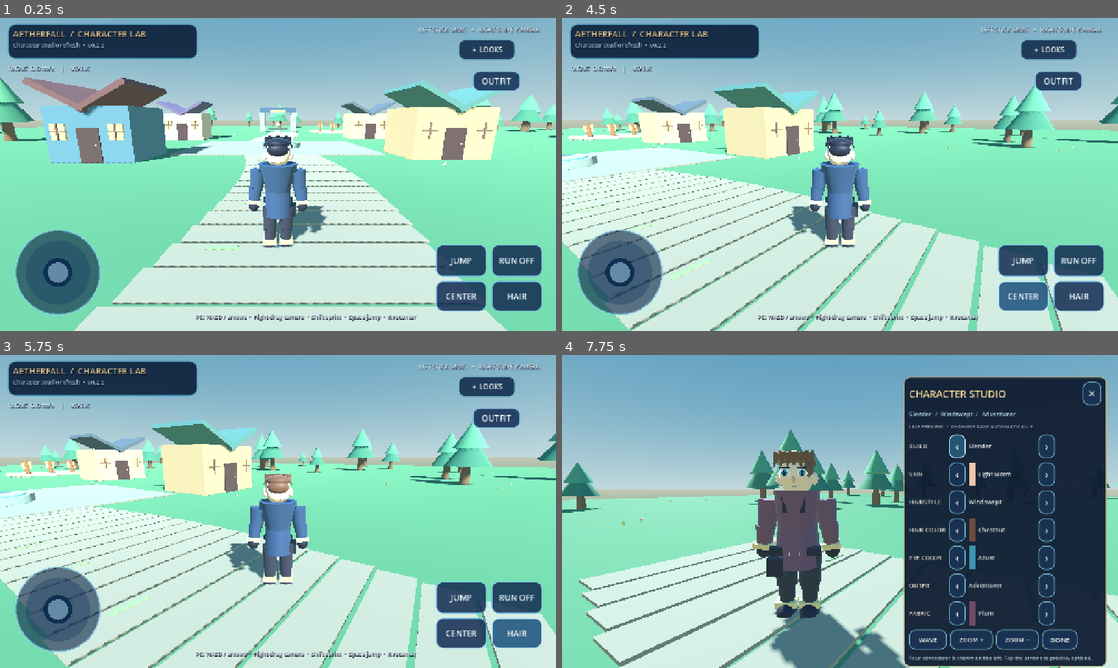
Above: before the commit, frames 1-4 (two rows, left to right).
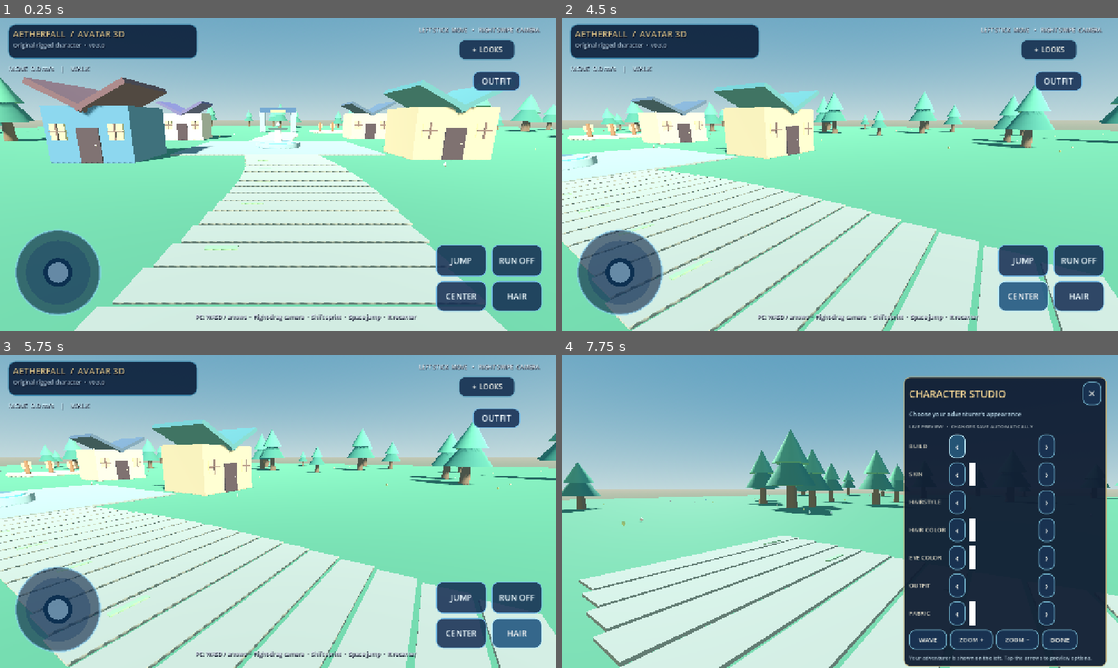
Above: after the commit, the same moments.

Repository: demetrecerrone-star/Aetherfall
Game: Godot game, scene res://scenes/main.tscn
Two runs of this game, one before a commit and one after it. Both use one fixed random seed, a clock stepped at 60 frames per second and the inputs below.
Inputs (mouse positions are in pixels of both pictures, inside the frame that each line leads up to):
- Up to frame 1 (0.25 s): no input
- Up to frame 2 (4.5 s): click "JUMP" at 0.5 s; drag from (617, 271) to (895, 105) at 1.27 s; drag from (728, 190) to (812, 237) at 2.02 s; click "RUN OFF" at 2.75 s; click "RUN ON" at 3.5 s; click "CENTER" at 4.25 s
- Up to frame 3 (5.75 s): click "HAIR" at 5 s
- Up to frame 4 (7.75 s): click "OUTFIT" at 5.75 s; click "✦ LOOKS" at 6.5 s; click "‹" at 7.25 s

The runs differ from the first frame. In frame 1, 3.1% of the frame differs, in the area x 2-59%, y 4-74%; in frame 2, 3.2%; in frame 3, 3.2%; in frame 4, 8.9%, in the area x 34-83%, y 18-100%.
Error after the commit: Parse Error: Preload file "res://assets/characters/aetherfall_adventurer.gltf" does not exist. (res://scripts/avatar_v03.gd:7)

Commit message:
v0.3.0 add original rigged anime glTF avatar, five skeletal animations and customization
* v0.3 author original smooth skinned glTF anime adventurer with 17-bone rig, gear sockets, hairstyles, outfits and 5 animations

* v0.3 integrate imported skinned anime character, animation player, live material/hair/outfit customization and save compatibility

* v0.3 model build and Android integration: scenes/player.tscn

* v0.3 model build and Android integration: scripts/avatar_v03.gd

* v0.3 model build and Android integration: scripts/touch_hud.gd

* v0.3 model build and Android integration: export_presets.cfg

* v0.3 model build and Android integration: .github/workflows/android-debug.yml

* Add glTF import validation for 17-bone rig, 5 animation clips, hairstyles and save-compatible appearance

* Fix typed hairstyle/outfit selections in new Godot glTF avatar script

* Fix regression test's Variant type warning in Godot 4.6

* Document original v0.3 rigged glTF asset generation, 5 animations, imported runtime customization and offline scope

* Fix generated v0.3 APK validation and upload filenames after export

* Correct left and right equipment attachment socket mapping

Diff:
--- a/scenes/player.tscn
+++ b/scenes/player.tscn
@@ -1,11 +1,11 @@
 [gd_scene load_steps=4 format=3]
 
 [ext_resource type="Script" path="res://scripts/player_controller.gd" id="1_controller"]
-[ext_resource type="Script" path="res://scripts/avatar_v02.gd" id="2_avatar"]
+[ext_resource type="Script" path="res://scripts/avatar_v03.gd" id="2_avatar"]
 
 [sub_resource type="CapsuleShape3D" id="CapsuleShape3D_player"]
 radius = 0.33
-height = 1.92
+height = 2.04
 
 [node name="Player" type="CharacterBody3D"]
 collision_layer = 2
@@ -14,7 +14,7 @@
 script = ExtResource("1_controller")
 
 [node name="PlayerCollision" type="CollisionShape3D" parent="."]
-position = Vector3(0, 0.96, 0)
+position = Vector3(0, 1.02, 0)
 shape = SubResource("CapsuleShape3D_player")
 
 [node name="Avatar" type="Node3D" parent="."]
--- /dev/null
+++ b/scripts/avatar_v03.gd
@@ -0,0 +1,178 @@
+extends Node3D
+## v0.3: imported, originally authored glTF 2.0 skinned humanoid.
+## Real Skeleton3D skinning, authored animation tracks and distinct material meshes.
+## No spheres/cylinders/boxes created by this script.
+signal appearance_changed(summary: String)
+
+const MODEL: PackedScene = preload("res://assets/characters/aetherfall_adventurer.gltf")
+const SAVE_PATH := "user://aetherfall_appearance_v02.json"
+const SKIN_COLORS := ["f1c6ad", "dba687", "b78269", "95644e", "65483b", "f5d9c8"]
+const HAIR_COLORS := ["202338", "6e4b40", "d6a568", "a7b7ce", "ab627a", "e2ded0"]
+const EYE_COLORS := ["3c93b3", "5b6e4b", "9c6b3d", "8270b5", "4e4e5c"]
+const OUTFIT_COLORS := ["33486a", "704b66", "36645e", "9d6650", "54516f", "82794e"]
+const STYLE_NAMES := ["Adventurer", "Spellweaver", "Vanguard"]
+const HAIR_NAMES := ["Windswept", "Long", "Short", "Ponytail"]
+
+var appearance: Dictionary = {
+	"frame": 0, "skin": 0, "hair": 0, "hair_style": 0,
+	"eyes": 0, "outfit": 0, "outfit_style": 0
+}
+var _model: Node3D
+var _skeleton: Skeleton3D
+var _animation_player: AnimationPlayer
+var _meshes: Array[MeshInstance3D] = []
+var _current_state := ""
+var _wave_remaining := 0.0
+
+func _ready() -> void:
+	_load_profile()
+	_model = MODEL.instantiate()
+	_model.name = "AdventurerModel"
+	add_child(_model)
+	_collect_nodes(_model)
+	_apply_appearance()
+	_start_animation("Idle")
+
+func _collect_nodes(root_node: Node) -> void:
+	if root_node is Skeleton3D:
+		_skeleton = root_node
+	elif root_node is AnimationPlayer:
+		_animation_player = root_node
+	elif root_node is MeshInstance3D:
+		_meshes.append(root_node)
+	for child in root_node.get_children():
+		_collect_nodes(child)
+
+func _tint(hex_color: String, source: Material = null) -> StandardMaterial3D:
+	var result := StandardMaterial3D.new()
+	if source is StandardMaterial3D:
+		result = source.duplicate() as StandardMaterial3D
+	result.albedo_color = Color(hex_color)
+	result.roughness = 0.83
+	result.cull_mode = BaseMaterial3D.CULL_DISABLED
+	return result
+
+func _apply_appearance() -> void:
+	var chosen_hair: String = HAIR_NAMES[int(appearance["hair_style"])]
+	var chosen_style: String = STYLE_NAMES[int(appearance["outfit_style"])]
+	for item in _meshes:
+		var name_value := item.name
+		# Imported node names keep their authored prefix; names may receive
+		# a numeric suffix if a Godot importer resolves duplicates.
+		if name_value.begins_with("Hair_"):
+			item.visible = name_value.begins_with("Hair_" + chosen_hair)
+		elif name_value.begins_with("Outfit_"):
+			item.visible = name_value.begins_with("Outfit_" + chosen_style)
+		else:
+			item.visible = true
+		if name_value.begins_with("Hair_"):
+			item.material_override = _tint(HAIR_COLORS[int(appearance["hair"])])
+		elif name_value.begins_with("Skin_"):
+			item.material_override = _tint(SKIN_COLORS[int(appearance["skin"])])
+		elif name_value.begins_with("Eyes_LeftIris") or name_value.begins_with("Eyes_RightIris"):
+			item.material_override = _tint(EYE_COLORS[int(appearance["eyes"])])
+		elif name_value.begins_with("Body_Torso") or name_value.begins_with("Body_HipCloth") or name_value.contains("Sleeve") or name_value.contains("Forearm") or name_value.begins_with("Outfit_Spellweaver"):
+			item.material_override = _tint(OUTFIT_COLORS[int(appearance["outfit"])])
+		else:
+			item.material_override = null
+	_model.scale.x = 1.065 if int(appearance["frame"]) == 0 else 0.945
+
+func get_skeleton() -> Skeleton3D:
+	return _skeleton
+
+func get_model_stats() -> Dictionary:
+	var animation_count := 0
+	var bone_count := 0
+	if _animation_player != null:
+		animation_count = _animation_player.get_animation_list().size()
+	if _skeleton != null:
+		bone_count = _skeleton.get_bone_count()
+	return {"model_meshes": _meshes.size(), "bones": bone_count,
+		"animation_clips": animation_count, "skinned_model": _skeleton != null}
+
+func set_motion_state(horizontal_speed: float, grounded: bool, delta: float) -> void:
+	if _wave_remaining > 0.0:
+		_wave_remaining -= delta
+		_start_animation("Wave")
+	elif not grounded:
+		_start_animation("Jump")
+	elif horizontal_speed > 5.05:
+		_start_animation("Run")
+	elif horizontal_speed > 0.12:
+		_start_animation("Walk")
+	else:
+		_start_animation("Idle")
+
+func _start_animation(name_value: String) -> void:
+	if _current_state == name_value or _animation_player == null:
+		return
+	var full_name := name_value
+	if not _animation_player.has_animation(full_name):
+		for clip in _animation_player.get_animation_list():
+			if str(clip).ends_with(name_value):
+				full_name = str(clip)
+				break
+	if not _animation_player.has_animation(full_name):
+		push_warning("Missing animation: %s" % name_value)
+		return
+	_current_state = name_value
+	var animation := _animation_player.get_animation(full_name)
+	if animation != null:
+		animation.loop_mode = Animation.LOOP_LINEAR if name_value in ["Idle", "Walk", "Run"] else Animation.LOOP_NONE
+	_animation_player.play(full_name, 0.18)
+
+func wave() -> void:
+	_wave_remaining = 2.0
+	_current_state = ""
+	_start_animation("Wave")
+
+func get_animation_state() -> String:
+	return _current_state
+
+func appearance_description() -> String:
+	return "%s / %s / %s" % [
+		"Broad" if int(appearance["frame"]) == 0 else "Slender",
+		HAIR_NAMES[int(appearance["hair_style"])],
+		STYLE_NAMES[int(appearance["outfit_style"])]
+	]
+
+func cycle_option(key: String, direction: int = 1) -> void:
+	var limits := {
+		"frame": 2, "skin": SKIN_COLORS.size(),
+		"hair": HAIR_COLORS.size(), "hair_style": HAIR_NAMES.size(),
+		"eyes": EYE_COLORS.size(), "outfit": OUTFIT_COLORS.size(),
+		"outfit_style": STYLE_NAMES.size()
+	}
+	if not limits.has(key):
+		return
+	appearance[key] = posmod(int(appearance[key]) + direction, int(limits[key]))
+	_apply_appearance()
+	_save_profile()
+	appearance_changed.emit(appearance_description())
+
+func cycle_hair() -> void:
+	cycle_option("hair")
+
+func cycle_outfit() -> void:
+	cycle_option("outfit")
+
+func _load_profile() -> void:
+	if not FileAccess.file_exists(SAVE_PATH):
+		return
+	var data: Variant = JSON.parse_string(FileAccess.get_file_as_string(SAVE_PATH))
+	if typeof(data) != TYPE_DICTIONARY:
+		return
+	var limits := {
+		"frame": 2, "skin": SKIN_COLORS.size(), "hair": HAIR_COLORS.size(),
+		"hair_style": HAIR_NAMES.size(), "eyes": EYE_COLORS.size(),
+		"outfit": OUTFIT_COLORS.size(), "outfit_style": STYLE_NAMES.size()
+	}
+	for key in limits:
+		if data.has(key) and (typeof(data[key]) == TYPE_INT or typeof(data[key]) == TYPE_FLOAT):
+			appearance[key] = clampi(int(data[key]), 0, int(limits[key]) - 1)
+
+func _save_profile() -> void:
+	var file := FileAccess.open(SAVE_PATH, FileAccess.WRITE)
+	if file != null:
+		file.store_string(JSON.stringify(appearance, "\t"))
+		file.close()
--- a/scripts/touch_hud.gd
+++ b/scripts/touch_hud.gd
@@ -70,8 +70,8 @@
 	var header_stack := VBoxContainer.new()
 	header_stack.mouse_filter = Control.MOUSE_FILTER_IGNORE
 	header.add_child(header_stack)
-	header_stack.add_child(_make_label("AETHERFALL  /  CHARACTER LAB", 20, Color("d9c188")))
-	header_stack.add_child(_make_label("Character studio refresh  •  v0.2.2", 13, Color("acc6d9")))
+	header_stack.add_child(_make_label("AETHERFALL  /  AVATAR 3D", 20, Color("d9c188")))
+	header_stack.add_child(_make_label("Original rigged character  •  v0.3.0", 13, Color("acc6d9")))
 
 	_status_label = _make_label("MOVE  0.0 m/s", 15, Color("d5f4ff"))
 	_status_label.anchor_left = 0.015
--- /dev/null
+++ b/tests/model_asset_test.gd
@@ -0,0 +1,63 @@
+extends SceneTree
+## v0.3 original skinned GLTF asset gate.
+## Blocks APK builds if the imported model has no skeleton, animation or hair.
+func _initialize() -> void:
+	call_deferred("_check")
+
+func _check() -> void:
+	var scene: PackedScene = load("res://scenes/player.tscn")
+	if scene == null:
+		push_error("MODEL_TEST: missing player scene")
+		quit(1)
+		return
+	var player := scene.instantiate()
+	root.add_child(player)
+	await process_frame
+	var avatar: Node3D = player.get_node("Avatar")
+	var statistics: Dictionary = avatar.get_model_stats()
+	var skeleton: Skeleton3D = avatar.get_skeleton()
+	var anim: AnimationPlayer = avatar.find_child("AnimationPlayer", true, false)
+	var model_ok := int(statistics["model_meshes"]) >= 55 and int(statistics["bones"]) >= 16
+	var clip_ok := anim != null and int(statistics["animation_clips"]) >= 5
+	var rig_ok := false
+	if skeleton != null:
+		var hips := skeleton.find_bone("Hips")
+		var head := skeleton.find_bone("Head")
+		var right_hand := skeleton.find_bone("RightHand")
+		if hips >= 0 and head >= 0 and right_hand >= 0:
+			var height := skeleton.get_bone_global_pose(head).origin.y
+			var hand := skeleton.get_bone_global_pose(right_hand).origin.y
+			var hip := skeleton.get_bone_global_pose(hips).origin.y
+			print("MODEL_TEST: bone heights: head %.2f  hand %.2f  hips %.2f" % [height, hand, hip])
+			rig_ok = height > 1.6 and height < 2.3 and hand > .63 and hand < 1.3 and hip > .65
+	var mesh_count := int(statistics["model_meshes"])
+	var count_visible_hair := 0
+	var count_hidden_hair := 0
+	var imported_root: Node = avatar.get_node_or_null("AdventurerModel")
+	var nodes: Array[Node] = []
+	if imported_root != null:
+		nodes.append(imported_root)
+	while not nodes.is_empty():
+		var n: Node = nodes.pop_back()
+		if n is MeshInstance3D and str(n.name).begins_with("Hair_"):
+			if n.visible:
+				count_visible_hair += 1
+			else:
+				count_hidden_hair += 1
+		for child in n.get_children():
+			nodes.append(child)
+	var hair_ok := count_visible_hair >= 5 and count_hidden_hair >= 12
+	print("MODEL_TEST: mesh=%d bones=%d animations=%d hair_visible=%d hair_hidden=%d" % [
+		mesh_count, int(statistics["bones"]), int(statistics["animation_clips"]),
+		count_visible_hair, count_hidden_hair
+	])
+	avatar.cycle_option("hair_style", 1)
+	avatar.cycle_option("skin", 1)
+	await process_frame
+	var save_ok := FileAccess.file_exists("user://aetherfall_appearance_v02.json")
+	if model_ok and clip_ok and rig_ok and hair_ok and save_ok:
+		print("MODEL_TEST_OK: original skinned GLTF avatar, clips and customization imported.")
+		quit(0)
+	else:
+		push_error("MODEL_TEST_FAILED: missing rig, import, animations, hairstyles or save")
+		quit(1)
Not shown, changed: export_presets.cfg
Not shown, changed: .github/workflows/android-debug.yml
Not shown, changed: README.md
Not shown, added: tools/generate_avatar.py
